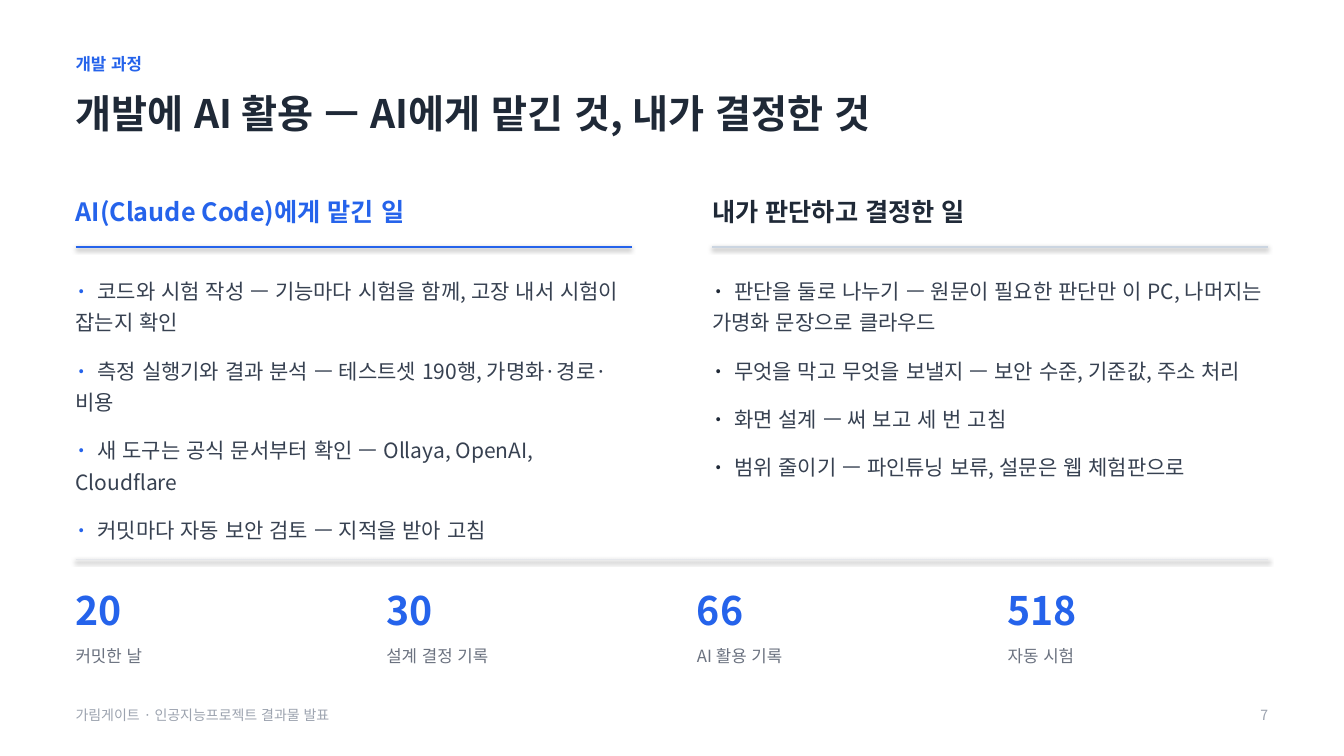
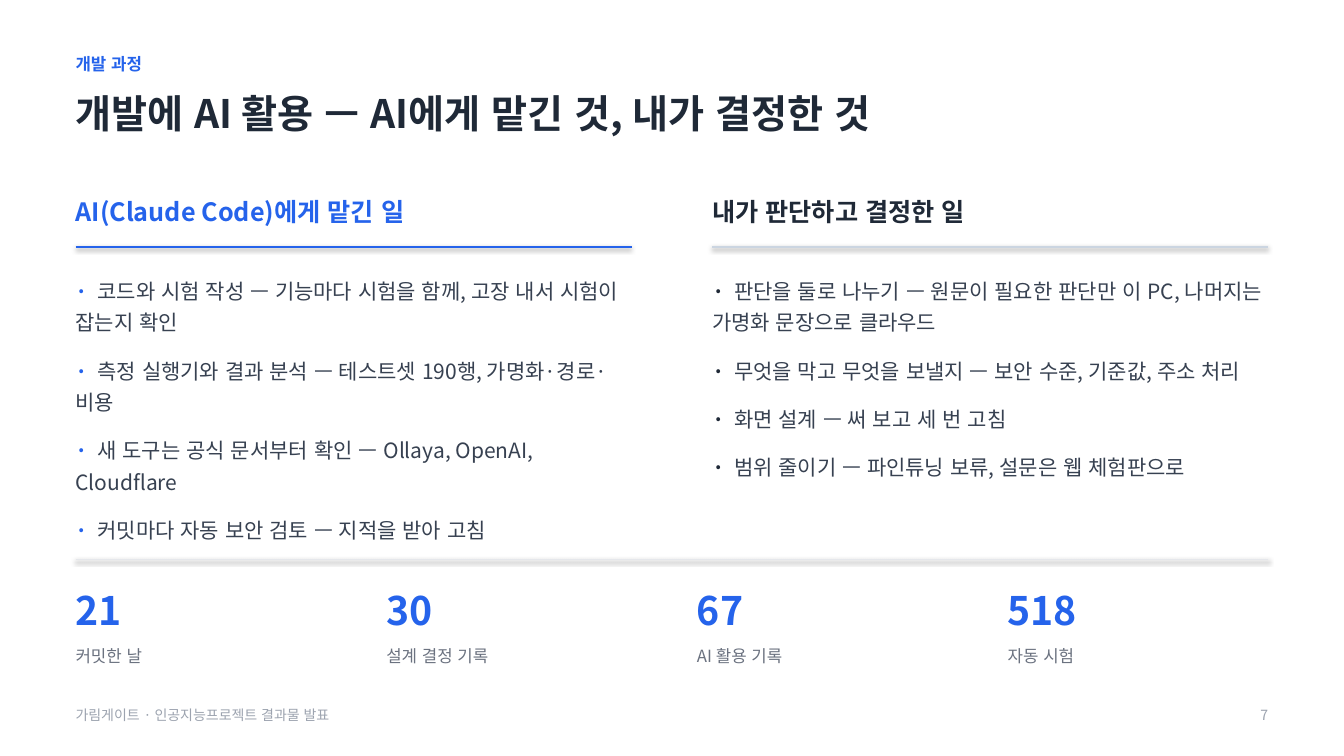
Before and after one commit to baesanggue/ai-gateway, a slide deck: slide 7 of docs/presentation/2026-11-17-garimgate.pptx. Drawn at 1344x756 pixels with LibreOffice and Linux fonts; fonts in the diff are those of the drawing. Boxes give left, top, right and bottom in pixels: in the first picture for what was removed or moved away, otherwise in the second. Text is boxed around its words. In the diff, an @@ line names an element or a change of style, - is before the commit and + after.

```diff
--- a/docs/presentation/2026-11-17-garimgate.pptx
+++ b/docs/presentation/2026-11-17-garimgate.pptx
@@ text at (76, 595, 122, 625): text changed @@
-20
+21
@@ text at (697, 595, 743, 626): text changed @@
-66
+67
```
Also in this commit, not shown: 1 other slide changed, 2 other files.
